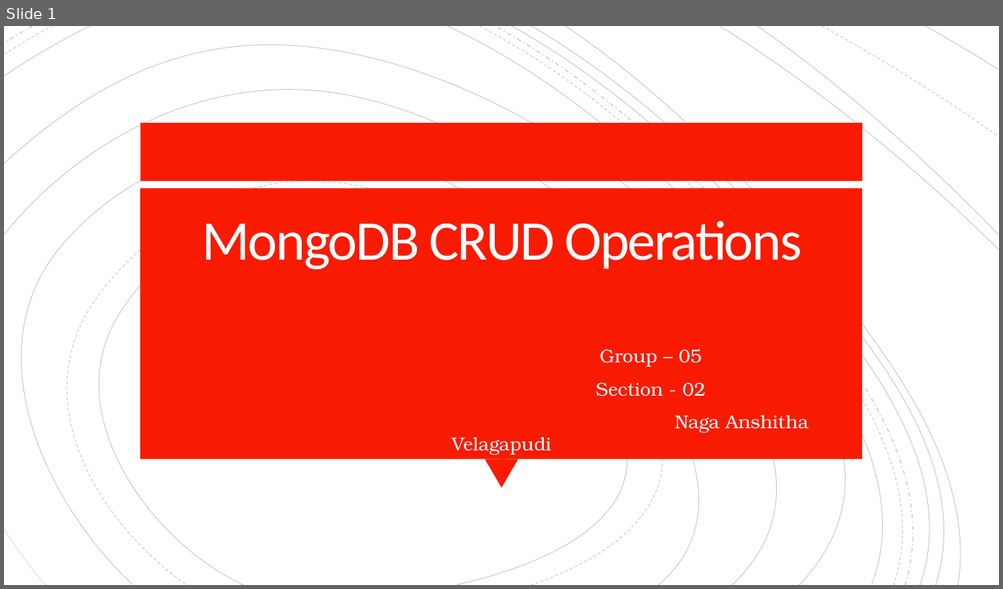
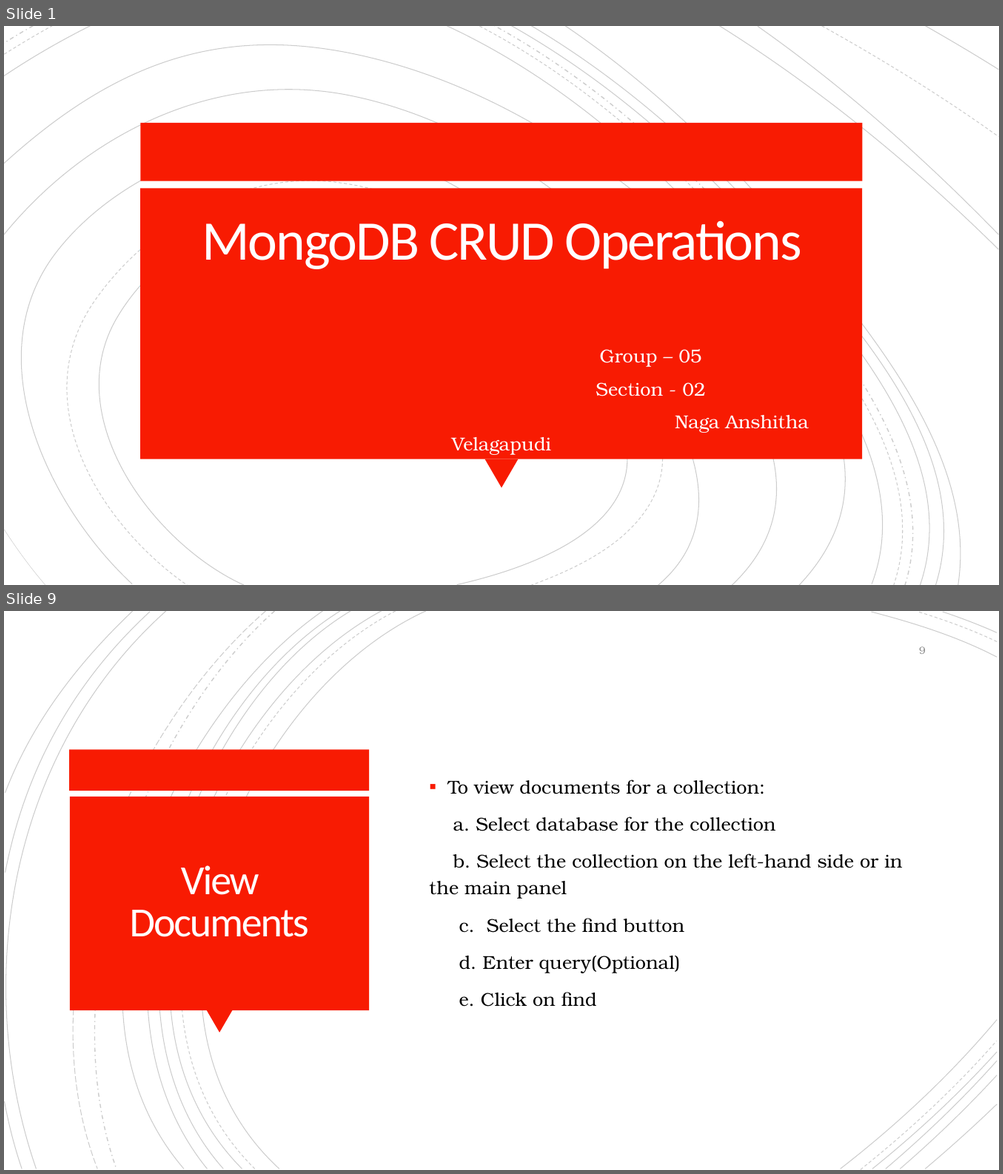
Before and after one commit to anshithavelagapudi/MongoDb-Project, a slide deck: CRUD Operations/MongoDB CRUD Operations.pptx. Shown one above the other, each under a label of ours: slide 1 before the commit, slides 1 and 9 after it; the slides between them are not shown. The pictures are 1003x589 and 1003x1174 pixels, drawn with LibreOffice and Linux fonts; fonts in the diff are those of the drawing. Boxes give left, top, right and bottom in pixels: in the first picture for what was removed or moved away, otherwise in the second. Text is boxed around its words. In the diff, an @@ line names an element or a change of style, - is before the commit and + after.

```diff
--- a/CRUD Operations/MongoDB CRUD Operations.pptx
+++ b/CRUD Operations/MongoDB CRUD Operations.pptx
@@ slide 9 added at box(4, 611, 999, 1170), background #FFFFFF @@
@@ group added at box(4, 611, 997, 1170): 21 freeform shapes @@
@@ page number added at box(919, 647, 925, 654), 10 pt, text #8C8C8C @@
+9
@@ rectangle added at box(70, 750, 370, 791), fill #F81B02 @@
@@ text added at box(429, 780, 902, 1007), 18 pt, text #000000 @@
+▪ To view documents for a collection:
+a. Select database for the collection
+b. Select the collection on the left-hand side or in the main panel
+c. Select the find button
+d. Enter query(Optional)
+e. Click on find
@@ rectangle added at box(70, 797, 369, 1011), fill #F81B02 @@
@@ title added at box(130, 866, 309, 937), 40 pt, text #FFFEFF @@
+View Documents
@@ triangle added at box(206, 1011, 233, 1034), fill #F81B02 @@
```
Also in this commit, not shown: 2 slides changed, 10 other slides added, 9 slides removed, 4 other files.
